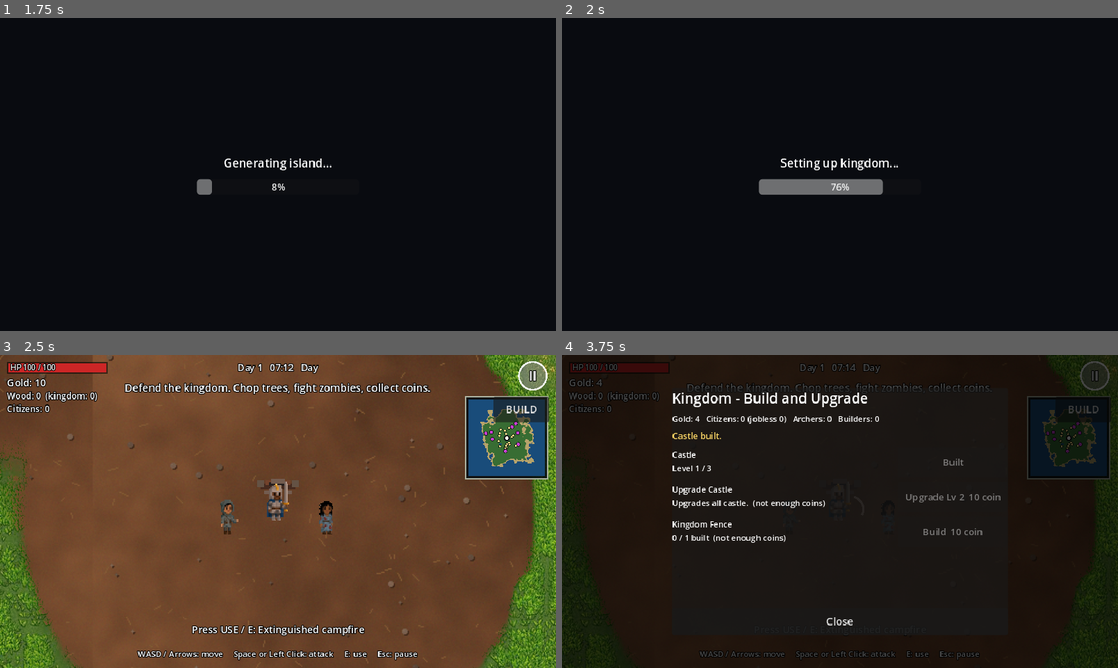
Above: before the commit, frames 1-4 (two rows, left to right).
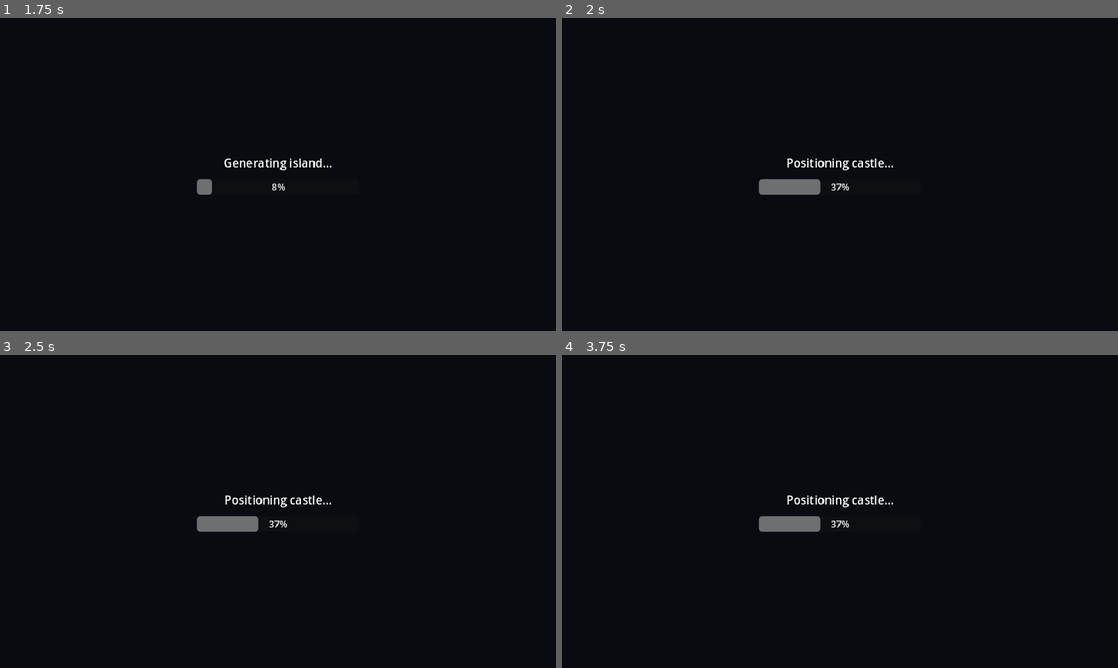
Above: after the commit, the same moments.

Repository: afie-boop/The-Fallen-Kingdom
Game: Godot game, scene res://scenes/main_menu.tscn
Two runs of this game, one before a commit and one after it. Both use one fixed random seed, a clock stepped at 60 frames per second and the inputs below.
Inputs (mouse positions are in pixels of both pictures, inside the frame that each line leads up to):
- Up to frame 1 (1.75 s): click "New Game" at 0.5 s; tap Enter at 1.25 s; move the mouse to (400, 158) at 1.27 s; hold D from 1.28 s (still down); hold E from 1.28 s (still down); click (400, 158) at 1.42 s; tap Space at 1.52 s
- Up to frame 2 (2 s): keep holding D; keep holding E
- Up to frame 3 (2.5 s): release D at 2 s; release E at 2 s; drag from (166, 527) to (250, 574) at 2.02 s
- Up to frame 4 (3.75 s): click (1084, 408) at 2.75 s, where only the run before the commit has a clickable "BUILD"; click (951, 467) at 3.5 s, where only the run before the commit has a clickable "Build 6 coin"

Frame 1 is identical in both runs. In frame 2, 0.9% of the frame differs, in the area x 39-61%, y 44-57%; in frame 3, 98%, in the area x 0-100%, y 0-100%; in frame 4, 13%.
Error before the commit: Invalid access to property or key 'dead' on a base object of type 'Nil'. (res://scripts/game.gd:403)
Error after the commit: Parse Error: Too few arguments for "start_falling()" call. Expected at least 1 but received 0. (res://scripts/castle.gd:87)

Commit message:
Animate returned coins falling from payment slots

Diff:
--- a/extracted/The-Fallen-Kingdom/scripts/coin.gd
+++ b/extracted/The-Fallen-Kingdom/scripts/coin.gd
@@ -7,6 +7,9 @@
 var _life: float = 90.0
 var _sprite: Sprite2D
 var _t: float = 0.0
+var _falling: bool = false
+var _fall_velocity: float = 0.0
+var _fall_target_y: float = 0.0
 
 
 func _ready() -> void:
@@ -27,9 +30,24 @@
     body_entered.connect(_on_body_entered)
 
 
+func start_falling(target_y: float) -> void:
+    _falling = true
+    _fall_velocity = -80.0
+    _fall_target_y = target_y
+
+
 func _process(delta: float) -> void:
     _t += delta
-    _sprite.position.y = sin(_t * 5.0) * 1.5
+    if _falling:
+        _fall_velocity += 520.0 * delta
+        global_position.y += _fall_velocity * delta
+        if global_position.y >= _fall_target_y:
+            global_position.y = _fall_target_y
+            _falling = false
+            _fall_velocity = 0.0
+        _sprite.position.y = 0.0
+    else:
+        _sprite.position.y = sin(_t * 5.0) * 1.5
     _life -= delta
     if _life <= 0.0:
         queue_free()
